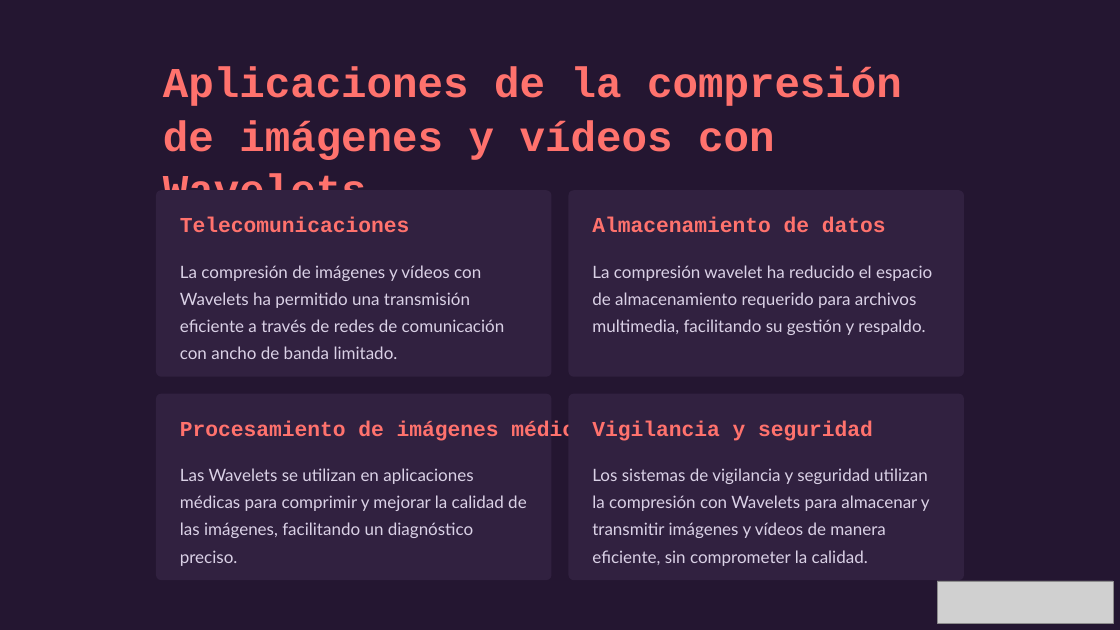
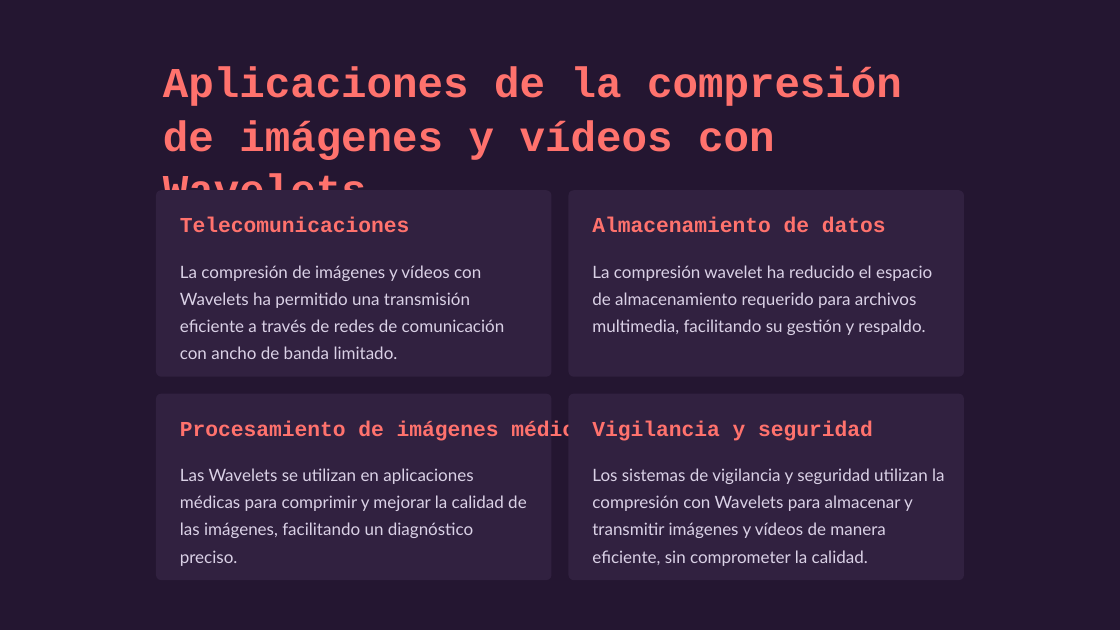
Before and after one commit to arieme1/Trabajo_Comprension_Imagenes, a slide deck: slide 7 of Compresion-de-imagenes-y-videos-via-Wavelets.pptx. Drawn at 1120x630 pixels with LibreOffice and Linux fonts; fonts in the diff are those of the drawing; grey boxes stand for pictures. Boxes give left, top, right and bottom in pixels: in the first picture for what was removed or moved away, otherwise in the second. Text is boxed around its words. In the diff, an @@ line names an element or a change of style, - is before the commit and + after.

Commit message:
Actualización del PowePoint y del programa de compresión sencillo

```diff
--- a/Compresion-de-imagenes-y-videos-via-Wavelets.pptx
+++ b/Compresion-de-imagenes-y-videos-via-Wavelets.pptx
@@ text "Los sistemas de vigilancia y ..." rewrapped from (592, 468, 930, 566) to (592, 468, 944, 566) @@
@@ picture removed at (937, 581, 1113, 623) @@
```
Also in this commit, not shown: 6 other slides changed, 2 slides added, 1 slide removed, 1 other file.
